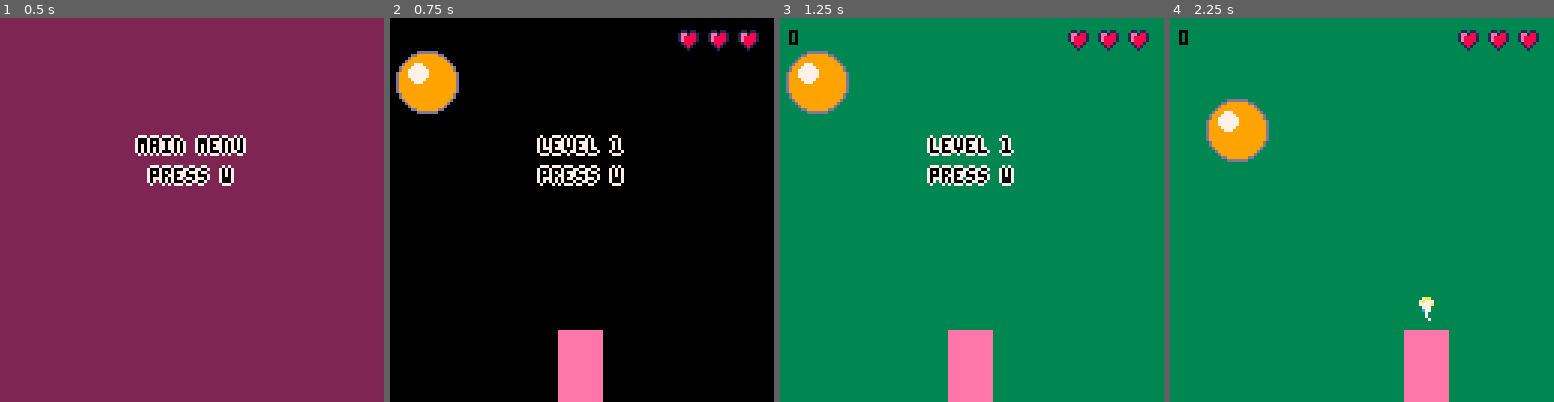
Above: before the commit, frames 1-4 (left to right).
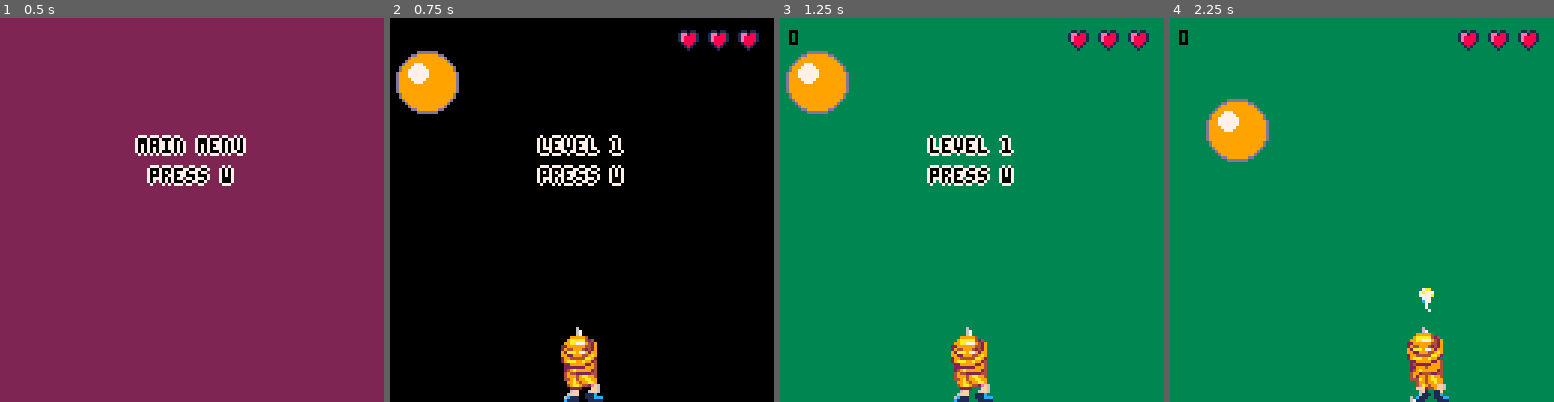
Above: after the commit, the same moments.

Repository: escargames/Anthrax
Game: PICO-8 cartridge Anthrax.p8
Same seed, same stepped clock (60 frames per second), same inputs: the game is played once before the commit and once after it.
Inputs:
- Up to frame 1 (0.5 s): no input
- Up to frame 2 (0.75 s): tap O (Z key) at 0.7 s
- Up to frame 3 (1.25 s): no input
- Up to frame 4 (2.25 s): hold Right 1.6-2.1 s; tap O (Z key) at 1.7, 2.1 s; hold Up from 2.15 s (still down)

Frame 1 is identical in both runs. In frame 2, 2.2% of the frame differs, in the area x 43-56%, y 80-100%; in frame 3, 2.2%; in frame 4, 2.4%, in the area x 60-73%, y 70-100%.

Commit message:
Try to design a character sprite.

Diff:
--- a/Anthrax.p8
+++ b/Anthrax.p8
@@ -84,6 +84,9 @@
         x = 64,
         y = 128,
         sp = 1,
+        dir = false,
+        walk = 0,
+        bob = 0,
         invincible = 0,
     }
     sfx(0)
@@ -130,10 +133,15 @@
 --
 
 function update_player()
+    player.bob += 1/30
     player.invincible -= 1/30
     if (btn(0)) and player.x > 8 then
+        player.dir = true
+        player.walk += 1/30
         player.x -= 2
     elseif (btn(1)) and player.x < 121 then
+        player.dir = false
+        player.walk += 1/30
         player.x += 2
     end
 end
@@ -193,7 +201,7 @@
 function add_shot()
     add(shot_list, {
         x=player.x,
-        y=player.y - 25,
+        y=player.y - 28,
         vx=0,
         vy=-100
     })
@@ -245,10 +253,13 @@
         circfill(b.x - b.r * 0.3, b.y - b.r * 0.3, b.r * 0.35, 7)
     end)
     if player.invincible > 0 and rnd() > 0.5 then
-        pal(14,7)
-    end
-    spr(player.sp, player.x - 8, player.y - 24, 2, 3)
-    pal(14)
+        for i=1,16 do pal(i,7) end
+    end
+    spr(33, player.x - 4, player.y - 25 + sin(2*player.walk), 1, 1, player.dir)
+    spr(player.sp, player.x - 8, player.y - 18, 2, 3, player.dir)
+    spr(player.sp+4+2*flr(player.walk*4%2), player.x - 8, player.y - 16, 2, 2, player.dir)
+    spr(player.sp+2, player.x - 8, player.y - 24 + sin(player.bob), 2, 2, player.dir)
+    pal()
     foreach(shot_list, function(b)
         spr(16, b.x-4, b.y-4)
         pset(b.x+crnd(-2,1), b.y+rnd(8), 7)
Not shown, changed: 26 lines of the sprite sheet (__gfx__) section of Anthrax.p8
